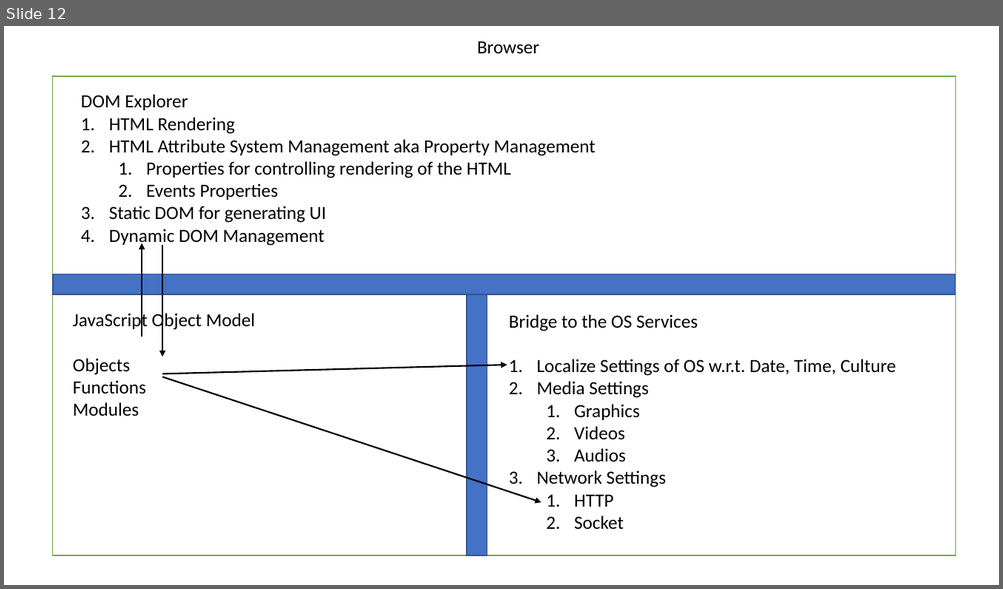
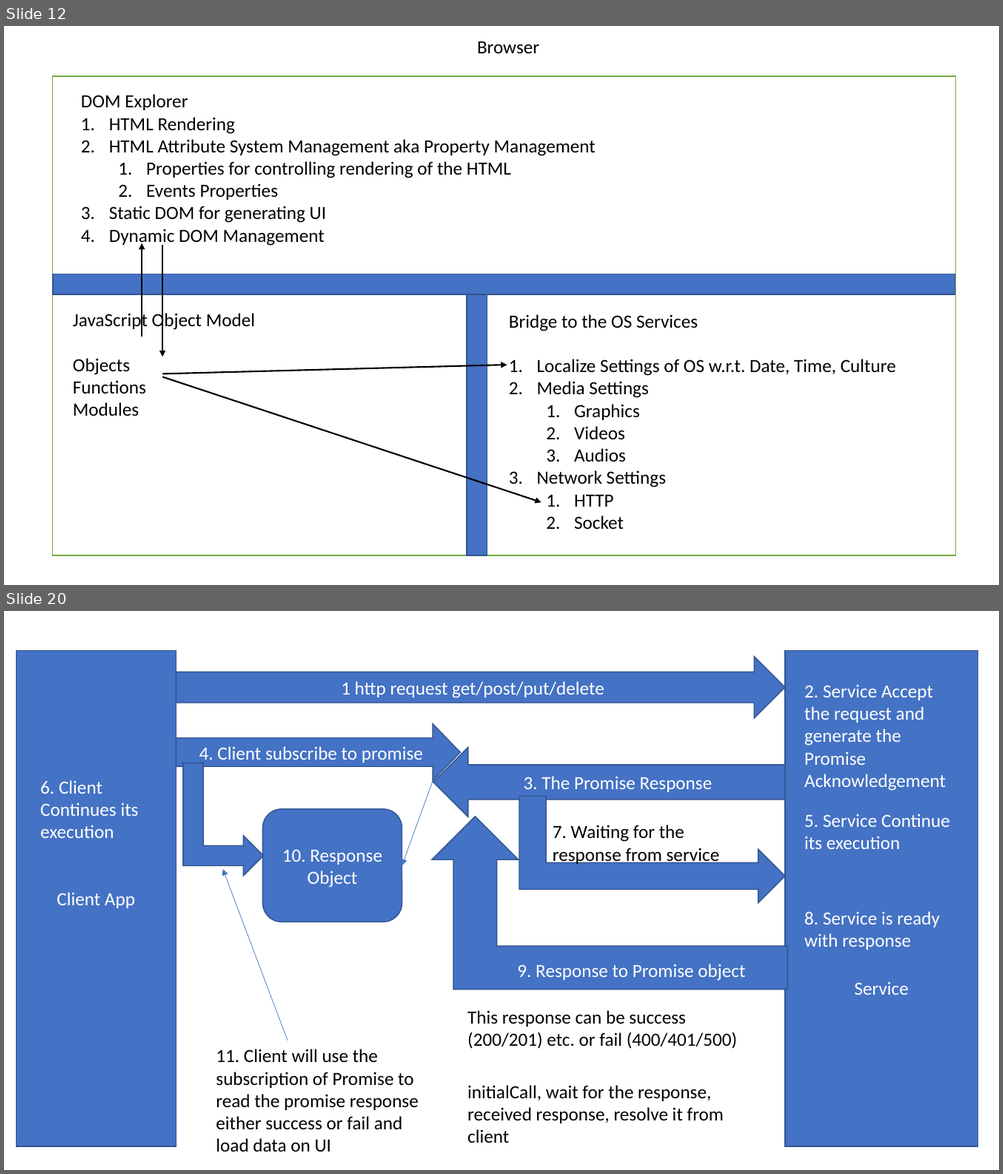
Before and after one commit to maheshsabnis/blazemarch2021, a slide deck: SpotPPTs.pptx. Shown one above the other, each under a label of ours: slide 12 before the commit, slides 12 and 20 after it; the slides between them are not shown. The pictures are 1003x589 and 1003x1174 pixels, drawn with LibreOffice and Linux fonts; fonts in the diff are those of the drawing. Boxes give left, top, right and bottom in pixels: in the first picture for what was removed or moved away, otherwise in the second. Text is boxed around its words. In the diff, an @@ line names an element or a change of style, - is before the commit and + after.

```diff
--- a/SpotPPTs.pptx
+++ b/SpotPPTs.pptx
@@ slide 20 added at box(4, 611, 999, 1170), background #FFFFFF @@
@@ rectangle added at box(16, 650, 176, 1147), fill #4472C4, outline #325491 1 pt, 18 pt, text #FFFFFF @@
+Client App
@@ rectangle added at box(785, 650, 979, 1147), fill #4472C4, outline #325491 1 pt, 18 pt, text #FFFFFF @@
+Service
@@ right arrow added at box(176, 657, 785, 718), fill #4472C4, outline #325491 1 pt, 18 pt, text #FFFFFF @@
+1 http request get/post/put/delete
@@ text added at box(804, 684, 945, 791), 18 pt, text #FFFFFF @@
+2. Service Accept the request and generate the Promise Acknowledgement
@@ right arrow added at box(176, 723, 460, 780), fill #4472C4, outline #325491 1 pt, 18 pt, text #FFFFFF @@
+4. Client subscribe to promise
@@ bent up arrow added at box(182, 763, 263, 876), fill #4472C4, outline #325491 1 pt @@
@@ left arrow added at box(433, 748, 785, 817), fill #4472C4, outline #325491 1 pt, 18 pt, text #FFFFFF @@
+3. The Promise Response
@@ text added at box(40, 780, 139, 838), 18 pt, text #FFFFFF @@
+6. Client Continues its execution
@@ arrow added from (433, 781) to (401, 866), #4472C4 0.5 pt @@
@@ rounded rectangle added at box(263, 809, 402, 922), fill #4472C4, outline #325491 1 pt, 18 pt, text #FFFFFF @@
+10. Response Object
@@ bent up arrow added at box(519, 797, 785, 903), fill #4472C4, outline #325491 1 pt @@
@@ bent up arrow added at box(432, 817, 788, 990), fill #4472C4, outline #325491 1 pt @@
@@ text added at box(552, 825, 720, 866), 18 pt, text #000000 @@
+7. Waiting for the response from service
@@ text added at box(804, 814, 950, 849), 18 pt, text #FFFFFF @@
+5. Service Continue its execution
@@ arrow added from (287, 1041) to (222, 869), #4472C4 0.5 pt @@
@@ text added at box(804, 911, 939, 950), 18 pt, text #FFFFFF @@
+8. Service is ready with response
@@ text added at box(517, 964, 745, 981), 18 pt, text #FFFFFF @@
+9. Response to Promise object
@@ text added at box(467, 1011, 737, 1049), 18 pt, text #000000 @@
+This response can be success (200/201) etc. or fail (400/401/500)
@@ text added at box(216, 1049, 418, 1153), 18 pt, text #000000 @@
+11. Client will use the subscription of Promise to read the promise response either success or fail and load data on UI
@@ text added at box(467, 1085, 723, 1143), 18 pt, text #000000 @@
+initialCall, wait for the response, received response, resolve it from client
```
Also in this commit, not shown: 7 other slides added, 30 other files.
